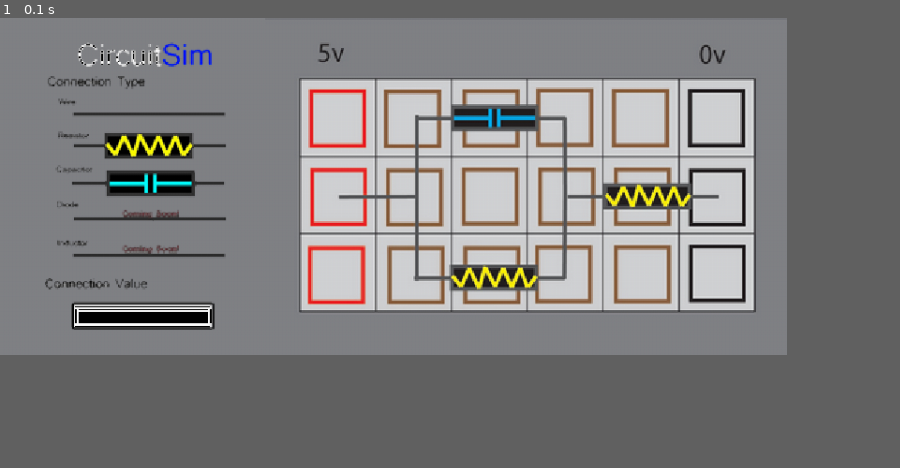
Above: before the commit, frame 1.
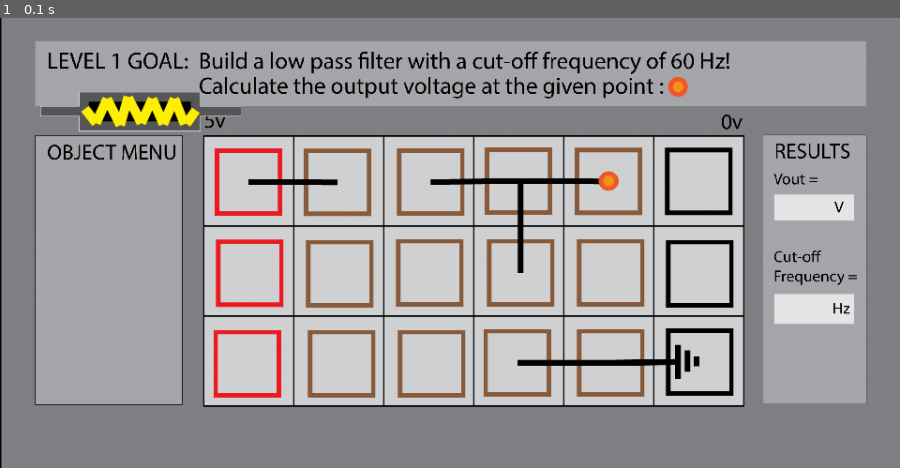
Above: after the commit, the same moment.

Repository: BrennaManning/SoftDesFinalProject
Game: pygame game, started from pygame_breadboard.py
The game is run twice, just before and just after one commit, with the same random seed, the same clock (stepped at 60 frames per second) and the same inputs. The source is Python 2; it was converted automatically to run under Python 3.
Inputs:
- Up to frame 1 (0.1 s): no input
The window is 787x337 before the commit and 900x450 after it. Grey fills any space a smaller window leaves; there, only what the larger window draws over its background counts as a difference.

The runs differ from the first frame. In frame 1, 74% of the frame differs, in the area x 0-100%, y 0-100%.

Commit message:
Working background, needs menu buttons

Diff:
--- a/pygame_breadboard.py
+++ b/pygame_breadboard.py
@@ -1,3 +1,5 @@
+# http://stackoverflow.com/questions/12150957/pygame-action-when-mouse-click-on-rect
+# find out how someone made a collidepoint button
 """make breadboard. wire circuits. pass iSIM"""
 
 import random
@@ -25,28 +27,15 @@
     """ Represents the background """
     def __init__(self):
         pygame.sprite.Sprite.__init__(self)
-        self.image = pygame.image.load('images/circuitsim.png')
+        self.image = pygame.image.load('images/CircuitSimLevel1Background.png')
         # self.image = pygame.image.load('images/breadboard_background.jpg')
-        self.image = pygame.transform.scale(self.image, (840,360))
+        self.image = pygame.transform.scale(self.image, (960,480))
         self.image.set_colorkey((255,255,255))
 
     def get_drawables(self):
         """ Gets the drawables for the background """
         return DrawableSurface(self.image,
                                 pygame.Rect((0,0), self.image.get_size()))
-
-# class Nodes():
-#     """ represents all indicated places for circuit connectors """
-#     def __init__(self, pos_x, pos_y):
-#     	pass
-
-#     def update(self):
-#         """ updates current and voltage values of nodes"""
-#         pygame.event.pump()
-
-# 	def calculate_voltage(self,model):
-
-# 	def calculate_current(self,model):
 
 class Resistor():
     def __init__(self, pos1, pos2, r1):
@@ -93,15 +82,6 @@
         return DrawableSurface(self.image,pygame.Rect((self.pos1),
                                 self.image.get_size()))
 
-# class Connections():
-# 	""" represents all placed connections, including wires, resistors, and
-# 		capacitors """
-# 	def __init___(self, node_1, node_2, type, value):
-# 		pass
-
-# 	def get_drawables():
-# 		""" draws the circuit components on the breadboard """
-
 class Model():
     """ Represents the game state of the scroller """
     def __init__(self, width, height):
@@ -124,12 +104,6 @@
         """ Return a list of DrawableSurfaces for the model """
         return self.background.get_drawables()
 
-    # def add_node(self,mpos):
-    # 	""" adds a node to the list of nodes, to be used in voltage and
-    # 		current calculations"""
-    # 	self.nodes.append(Nodes(mpos[0],mpos[1]))
-    # 	print len(self.nodes)
-
 class View():
     def __init__(self, g_model, width, height):
         """ Initialize the view. The input model is necessary to find
@@ -143,74 +117,44 @@
         """ Redraw the full game window """
         # get the new drawables
         d = self.game_model.get_background_drawables()
-        # for d in self.drawables:
         rect = d.get_rect()
         surf = d.get_surface()
         surf.set_colorkey((255,255,255))
         self.screen.blit(surf, rect)
+        self.button = pygame.image.load('images/Resistor.png')
+        self.screen.blit(self.button,(0,0))
 
 class Controller():
     def __init__(self, model):
-		self.model = model
-		self.mouse_pressed = False
+	""" the control class """
+    	self.model = model
+        self.state = 0
 
     def process_events(self):
         """ process keyboard events. Function called periodically """
         pygame.event.pump()
+        # if pygame.event.type == pygame.MOUSEBUTTONDOWN:
+            # pass
+
+            # mpos = pygame.mouse.get_pos()
+                # if self.state = 0:
+
+
         if pygame.mouse.get_pressed() != (1, 0, 0):
             self.mouse_pressed = False
         elif not (self.mouse_pressed):
             self.mouse_pressed = True
             mpos = pygame.mouse.get_pos()
-            # print mpos
             if mpos[0] >= 75 and mpos[0] <= 250:
                 if mpos[1] >= 115 and mpos[1] <= 150:
-                    print "select the resistor's first position"
-                    pos1 = self.get_click_coordinates()
-                    print pos1
-                    if type(pos1) is tuple:
-                        print "select the resistor's second position"
-                        pos2 = self.get_click_coordinates()
-                        r1 = raw_input("Type resistor value: ")
-                        resistor = Resistor(pos1, pos2, r1)
-            else:
-                pass
-
-    def get_click_coordinates(self):
-        if pygame.mouse.get_pressed() != (1, 0, 0):
-            self.mouse_pressed = False
-        elif not (self.mouse_pressed):
-            self.mouse_pressed = True
-            mpos = pygame.mouse.get_pos()
-            print mpos
-            return mpos
-
-	def add_connection(self):
-		""" processes the series of clicks required to generate connections
-			outputs a list consisting of the first connection node, the second,
-			the connection type (wire, R,C, etc), and the connection value """
-
-        pass
-		# connection_factors = []
-
-		# pygame.event.pump()
-		# if pygame.mouse.get_pressed() != (1, 0, 0):
-	 #        self.mouse_pressed = False
-		# elif not (self.mouse_pressed):
-		#     self.mouse_pressed = True
-		#     mpos = pygame.mouse.get_pos()
-	 #        if len(connection_factors) < 2:
-		# 	    mpos = ((mpos[0]-275)/70 + 1,(mpos[1]-65)/85 + 1)
-  #               if mpos[0] > 0 and mpos[0] < 7:
-  #                   if mpos[1] > 0 and mpos[1] < 4:
-  #                       self.model.add_node(mpos)
+                    pass
 
 class pygameBreadboard():
     """ The main class """
     def __init__(self):
         """ Initialize the board """
-        self.game_model = Model(840, 360)
-        self.view = View(self.game_model, 840, 360)
+        self.game_model = Model(960, 480)
+        self.view = View(self.game_model, 960, 480)
         self.controller = Controller(self.game_model)
 
     def run(self):
